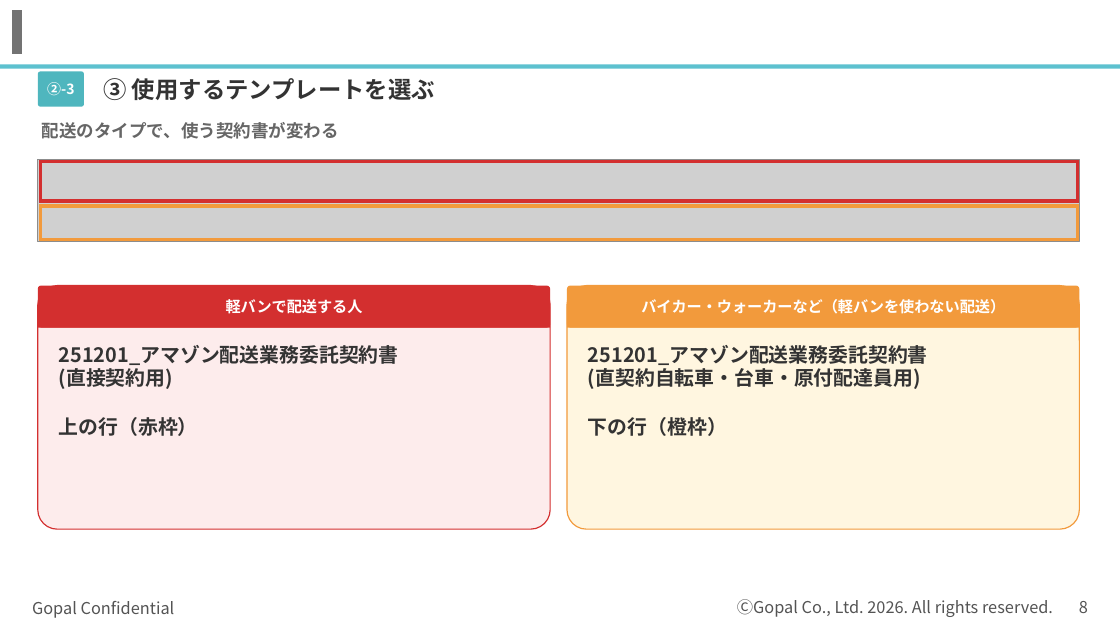
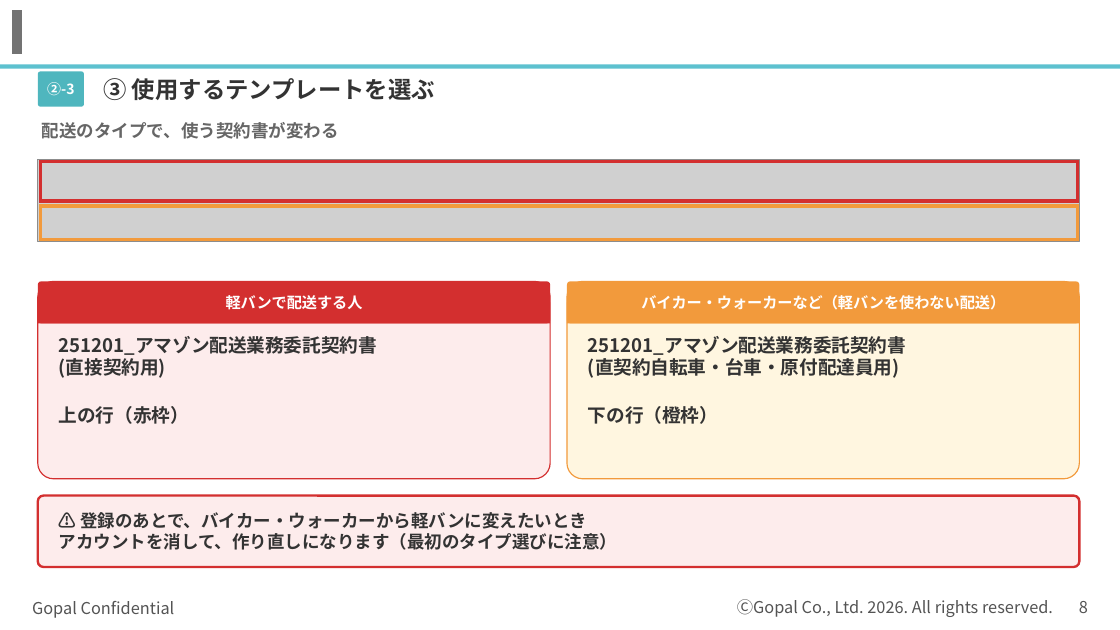
Before and after one commit to kagayugopal-eng/tamu, a slide deck: slide 8 of out/登録の流れ_書類準備まで.pptx. Drawn at 1120x630 pixels with LibreOffice and Linux fonts; fonts in the diff are those of the drawing; grey boxes stand for pictures; background and template pictures are left out. Boxes give left, top, right and bottom in pixels: in the first picture for what was removed or moved away, otherwise in the second. Text is boxed around its words. In the diff, an @@ line names an element or a change of style, - is before the commit and + after.

```diff
--- a/out/登録の流れ_書類準備まで.pptx
+++ b/out/登録の流れ_書類準備まで.pptx
@@ rounded rectangle: place and size @@
-rounded rectangle at bbox=[38, 286, 550, 529]
+rounded rectangle at bbox=[38, 281, 550, 479]
@@ rounded rectangle: place and size @@
-rounded rectangle at bbox=[567, 286, 1080, 529]
+rounded rectangle at bbox=[567, 281, 1080, 479]
@@ 2 texts, 2 rounded rectangles, 2 rectangles: place and size @@
-2 texts, 2 rounded rectangles, 2 rectangles at bbox=[38, 286, 1080, 328]
+2 texts, 2 rounded rectangles, 2 rectangles at bbox=[38, 281, 1080, 323]
@@ text "251201_アマゾン配送業務委託契約書": place and size @@
-text "251201_アマゾン配送業務委託契約書" at bbox=[59, 345, 399, 436]
+text "251201_アマゾン配送業務委託契約書" at bbox=[59, 336, 377, 424]
@@ text "251201_アマゾン配送業務委託契約書" at bbox=[59, 336, 377, 424]: size 17 to 16 pt @@
@@ text "251201_アマゾン配送業務委託契約書" at bbox=[588, 336, 906, 424]: size 17 to 16 pt @@
@@ text "251201_アマゾン配送業務委託契約書": place and size @@
-text "251201_アマゾン配送業務委託契約書" at bbox=[588, 345, 928, 436]
+text "251201_アマゾン配送業務委託契約書" at bbox=[588, 336, 906, 424]
@@ rounded rectangle added at bbox=[38, 496, 1080, 567], fill #FDECEC, outline #D32F2F 2 pt @@
@@ text added at bbox=[59, 512, 617, 550], 15 pt, text #333333, bold @@
+⚠ 登録のあとで、バイカー・ウォーカーから軽バンに変えたいとき
+アカウントを消して、作り直しになります（最初のタイプ選びに注意）
```
Also in this commit, not shown: 1 other slide changed.
